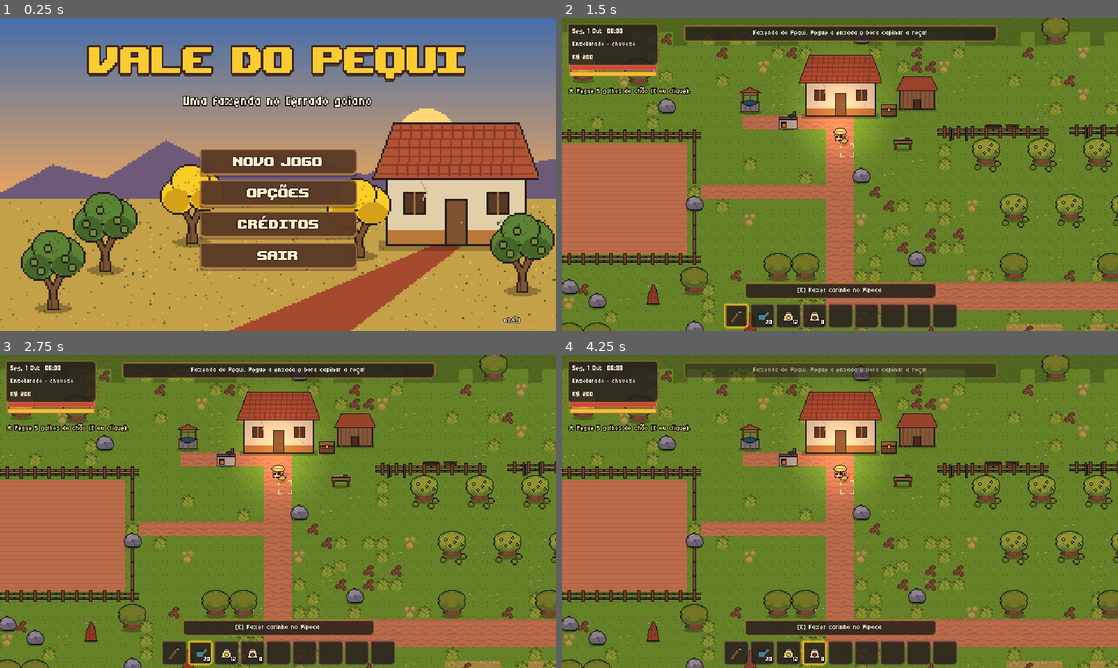
Above: before the commit, frames 1-4 (two rows, left to right).
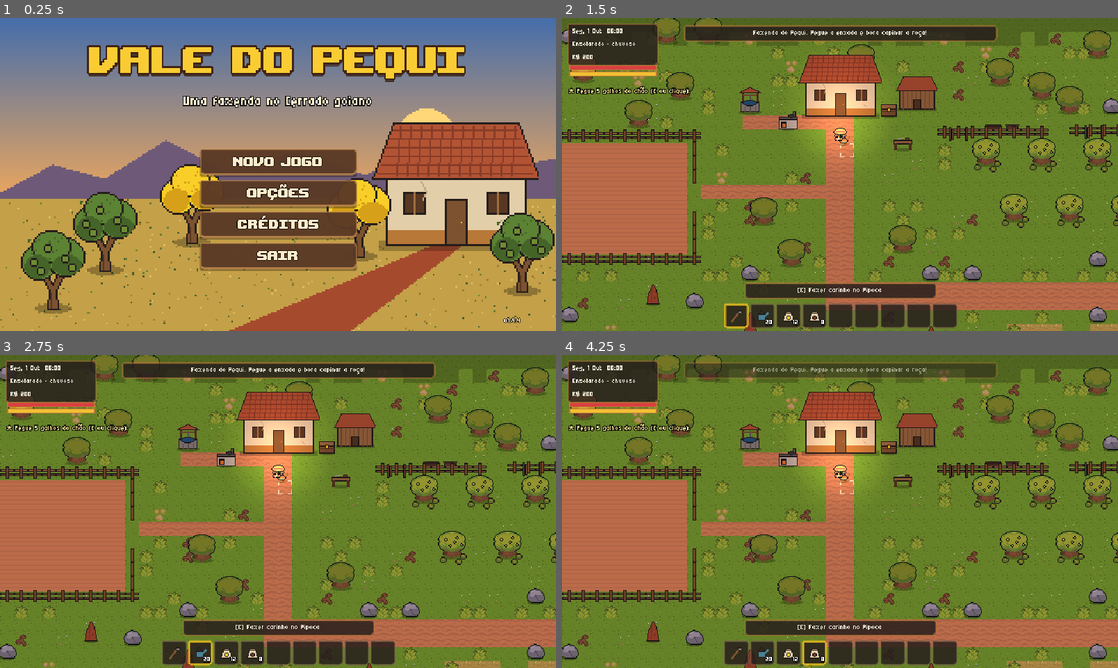
Above: after the commit, the same moments.

Repository: Carttocci/vale-do-pequi
Game: Godot game, scene res://scenes/title/title.tscn
The game is run twice, just before and just after one commit, with the same random seed, the same clock (stepped at 60 frames per second) and the same inputs.
Inputs (mouse positions are in pixels of both pictures, inside the frame that each line leads up to):
- Up to frame 1 (0.25 s): no input
- Up to frame 2 (1.5 s): click "Novo jogo" at 0.5 s; click (734, 315) at 1.27 s
- Up to frame 3 (2.75 s): click "20" at 2 s
- Up to frame 4 (4.25 s): click "12" at 2.75 s; click "8" at 3.5 s

The runs differ from the first frame. In frame 1, less than 0.1% of the frame differs, in the area x 92-94%, y 95-98%; in frame 2, 11%; in frame 3, 11%; in frame 4, 11%, in the area x 0-100%, y 0-100%.

Commit message:
Fazenda com semente própria a cada jogo novo e terra largada volta a ser grama; versão 1.4.4

Diff:
--- a/project.godot
+++ b/project.godot
@@ -7,7 +7,7 @@
 
 config/name="Vale do Pequi"
 config/description="Simulação de vida rural e Action RPG no Cerrado goiano."
-config/version="1.4.3"
+config/version="1.4.4"
 run/main_scene="res://scenes/title/title.tscn"
 config/features=PackedStringArray("4.3", "GL Compatibility")
 boot_splash/bg_color=Color(0.15, 0.12, 0.11, 1)
--- a/scripts/farming/debris_field.gd
+++ b/scripts/farming/debris_field.gd
@@ -267,6 +267,8 @@
         return
     var node: Node = cells[cell].node
     cells.erase(cell)
+    if node.get_parent():
+        node.get_parent().remove_child(node)  # sai da física na hora
     node.queue_free()
 
 
@@ -296,11 +298,15 @@
     return spawn.distance_to(world) >= SAFE_RADIUS * 16
 
 
-## Jogo novo: espalha a bagunça (semente fixa = toda fazenda começa igual).
-func generate(seed: int = 42) -> void:
+## Jogo novo: espalha a bagunça. Cada jogo novo tem a sua semente
+## (Clock.world_seed), então mato, pedras e árvores nascem em lugares diferentes.
+func generate(seed: int = -1) -> void:
     clear_all()
+    var lv := _level()
+    if lv:
+        lv.invalidate_nav()
     _collect_safe_points()
-    _rng.seed = seed
+    _rng.seed = seed if seed >= 0 else hash(["fazenda", Clock.world_seed])
     var field := _field()
     var size := ground.get_used_rect()
     for y in range(size.position.y, size.end.y):
@@ -334,7 +340,7 @@
 func grow_daily() -> void:
     if not growth_enabled:
         return
-    _rng.seed = hash(["mato", GameState.day])
+    _rng.seed = hash(["mato", Clock.world_seed, GameState.day])
     _collect_safe_points()
     var field := _field()
     var size := ground.get_used_rect()
--- a/scripts/farming/farm_field.gd
+++ b/scripts/farming/farm_field.gd
@@ -100,7 +100,7 @@
 func till(cell: Vector2i) -> bool:
     if not can_till(cell):
         return false
-    cells[cell] = {"watered": false, "crop": &"", "age": 0}
+    cells[cell] = {"watered": false, "crop": &"", "age": 0, "idle": 0}
     _refresh(cell)
     Audio.play(&"capinar")
     return true
@@ -122,6 +122,7 @@
         return false
     cells[cell].crop = crop_id
     cells[cell].age = 0
+    cells[cell].idle = 0
     _refresh(cell)
     if not GameState.has_flag(&"plantou"):
         GameState.set_flag(&"plantou")
@@ -149,13 +150,28 @@
     return {"item": crop.harvest_item, "amount": amount}
 
 
-## Passa um dia: o que foi regado cresce; a terra seca de novo.
+## Terra capinada e largada sem planta volta a ser grama: a partir de
+## IDLE_DAYS dias pode voltar (metade de chance por dia) e com IDLE_MAX volta com certeza.
+const IDLE_DAYS := 3
+const IDLE_MAX := 5
+
+
+## Passa um dia: o que foi regado cresce; a terra seca de novo; terra vazia
+## esquecida vira grama.
 func advance_day() -> void:
-    for cell: Vector2i in cells:
+    for cell: Vector2i in cells.keys():
         var c: Dictionary = cells[cell]
         if c.watered and c.crop != &"":
             c.age += 1
         c.watered = false
+        if c.crop == &"":
+            c.idle = int(c.get("idle", 0)) + 1
+            var r := RandomNumberGenerator.new()
+            r.seed = hash([Clock.world_seed, GameState.day, cell])
+            if c.idle >= IDLE_MAX or (c.idle >= IDLE_DAYS and r.randf() < 0.5):
+                cells.erase(cell)
+        else:
+            c.idle = 0
         _refresh(cell)
 
 
@@ -291,7 +307,7 @@
     var out := {}
     for cell: Vector2i in cells:
         var c: Dictionary = cells[cell]
-        out["%d,%d" % [cell.x, cell.y]] = {"watered": c.watered, "crop": String(c.crop), "age": c.age}
+        out["%d,%d" % [cell.x, cell.y]] = {"watered": c.watered, "crop": String(c.crop), "age": c.age, "idle": int(c.get("idle", 0))}
     return {"cells": out}
 
 
@@ -309,7 +325,8 @@
         var crop := StringName(c.get("crop", ""))
         if crop != &"" and ItemDB.get_crop(crop) == null:
             crop = &""  # cultura removida do jogo: sobra só a terra
-        cells[cell] = {"watered": bool(c.get("watered", false)), "crop": crop, "age": maxi(0, int(c.get("age", 0)))}
+        cells[cell] = {"watered": bool(c.get("watered", false)), "crop": crop, "age": maxi(0, int(c.get("age", 0))),
+            "idle": maxi(0, int(c.get("idle", 0)))}
         _refresh(cell)
 
 
--- a/tests/test_runner.gd
+++ b/tests/test_runner.gd
@@ -3158,3 +3158,44 @@
     await frames(2)
     check(is_equal_approx(Settings.camera_zoom, 1.75), "Ctrl + rodinha aproxima")
     Settings.set_camera_zoom(1.0)
+    await _test_seed_and_fallow()
+
+
+func _test_seed_and_fallow() -> void:
+    print("[semente do mundo e terra que volta a ser grama]")
+    GameState.new_game()
+    _main.change_region_now(&"farm")
+    var df := _main.get_node("Farm/Entities/DebrisField") as DebrisField
+    Clock.world_seed = 111
+    df.generate()
+    var a := df.cells.keys().map(func(c: Vector2i) -> String: return "%s%s" % [c, df.cells[c].kind])
+    a.sort()
+    df.generate()
+    var a2 := df.cells.keys().map(func(c: Vector2i) -> String: return "%s%s" % [c, df.cells[c].kind])
+    a2.sort()
+    Clock.world_seed = 222
+    df.generate()
+    var b := df.cells.keys().map(func(c: Vector2i) -> String: return "%s%s" % [c, df.cells[c].kind])
+    b.sort()
+    check(a == a2, "mesma semente, mesma fazenda (o save continua igual)")
+    check(a != b, "jogo novo, semente nova: mato, pedra e árvore em outros lugares")
+    check(df.count(&"arvore") > 10 and df.count(&"galho") > 10 and df.count(&"pedrinha") > 10, "semente nova ainda tem de tudo")
+    df.clear_all()
+    # terra largada volta a ser grama
+    var f := field()
+    var cell := Vector2i(9, 12)
+    f.cells.erase(cell)
+    var planted := Vector2i(10, 12)
+    f.cells.erase(planted)
+    check(f.till(cell) and f.till(planted) and f.plant(planted, &"feijao"), "capinou duas, plantou numa")
+    for i in 2:
+        GameState.day += 1
+        f.advance_day()
+    check(f.cells.has(cell), "2 dias largada: ainda é terra")
+    for i in 3:
+        GameState.day += 1
+        f.advance_day()
+    check(not f.cells.has(cell), "até 5 dias sem planta: volta a ser grama")
+    check(f.cells.has(planted), "com planta, a terra fica")
+    var saved := f.get_save_data()
+    check(saved.cells.values().all(func(c: Dictionary) -> bool: return c.has("idle")), "save guarda os dias largada")
Not shown, changed: documentation/changelog.md
